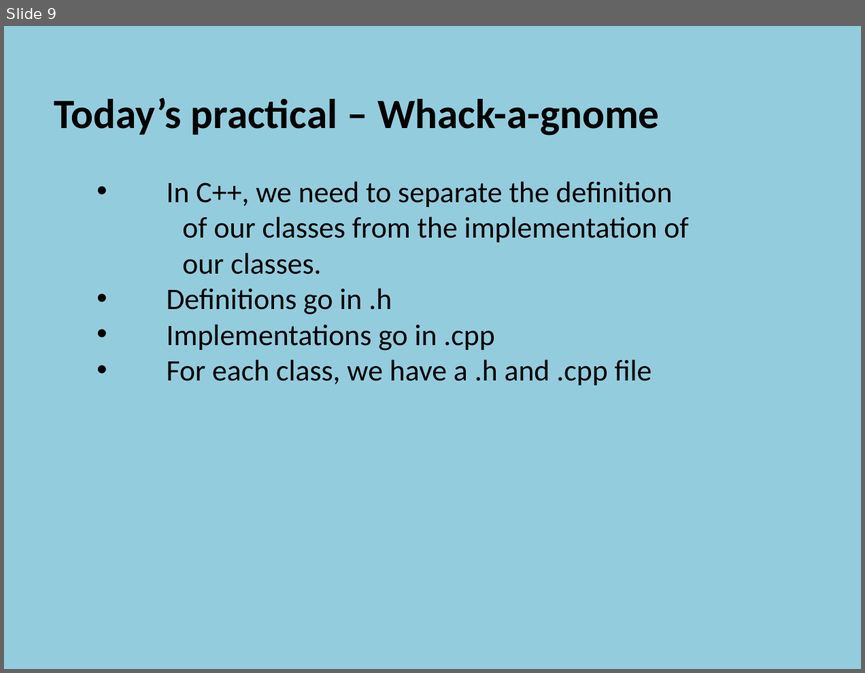
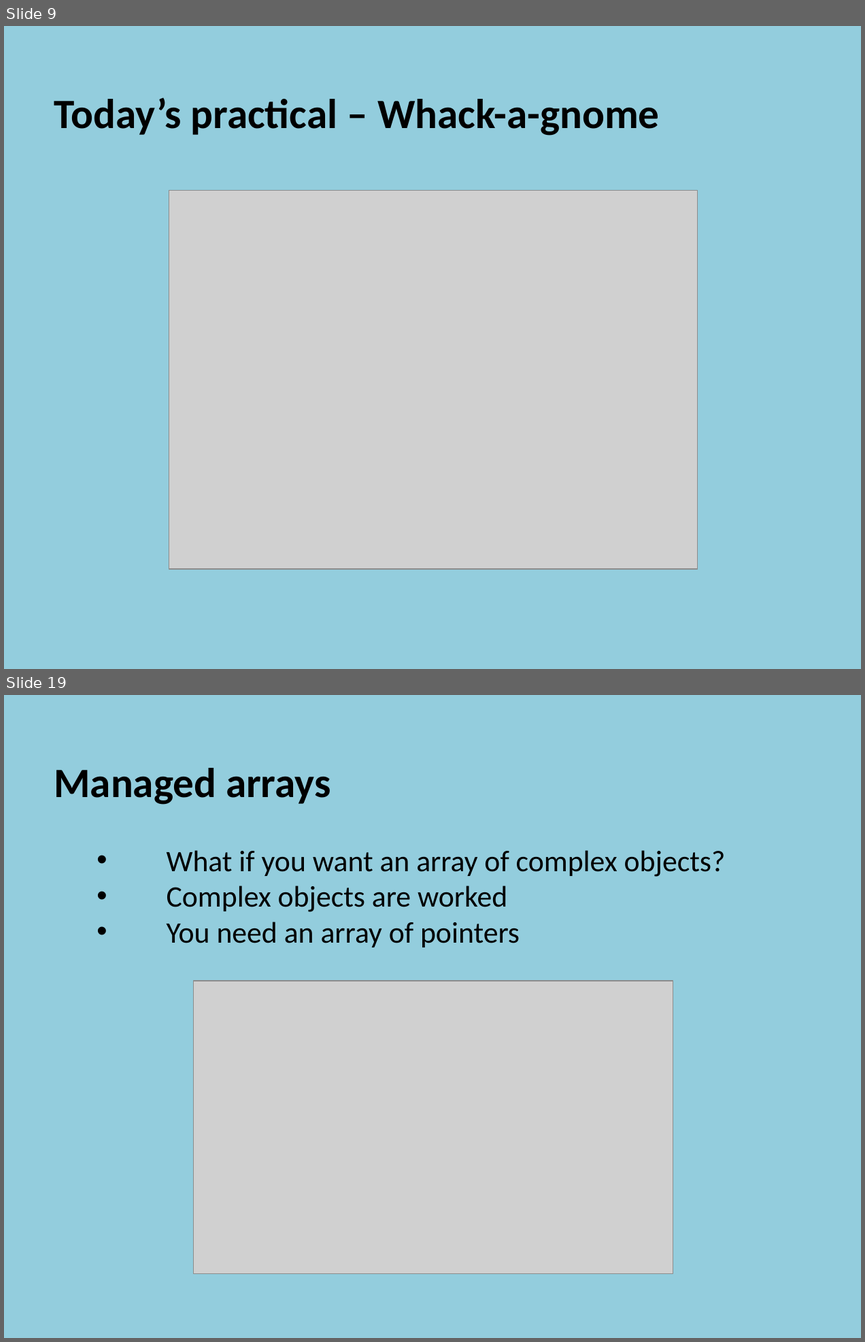
Before and after one commit to szetko/course-materials, a slide deck: Programming 4/02.2 Event Loops/02.2 Event Loops.pptx. Shown one above the other, each under a label of ours: slide 9 before the commit, slides 9 and 19 after it; the slides between them are not shown. The pictures are 865x673 and 865x1342 pixels, drawn with LibreOffice and Linux fonts; fonts in the diff are those of the drawing; grey boxes stand for pictures. Boxes give left, top, right and bottom in pixels: in the first picture for what was removed or moved away, otherwise in the second. Text is boxed around its words. In the diff, an @@ line names an element or a change of style, - is before the commit and + after.

```diff
--- a/Programming 4/02.2 Event Loops/02.2 Event Loops.pptx
+++ b/Programming 4/02.2 Event Loops/02.2 Event Loops.pptx
@@ slide 19 added at <box>4,695,861,1338</box>, background #93CDDD @@
@@ text added at <box>54,768,725,947</box>, 25 pt, text #000000 @@
+  Managed arrays
+    • What if you want an array of complex objects?
+    • Complex objects are worked
+    • You need an array of pointers
@@ picture added at <box>193,981,672,1273</box> @@
@@ slide 9 changed as well @@
@@ text at <box>167,181,688,385</box>: paragraphs removed @@
-    • In C++, we need to separate the definition
-    of our classes from the implementation of
-    our classes.
-    • Definitions go in .h
-    • Implementations go in .cpp
-    • For each class, we have a .h and .cpp file
@@ picture added at <box>169,191,697,569</box> @@
```
Also in this commit, not shown: 3 other slides changed, 17 other slides added, 21 slides removed, 2 other files.
